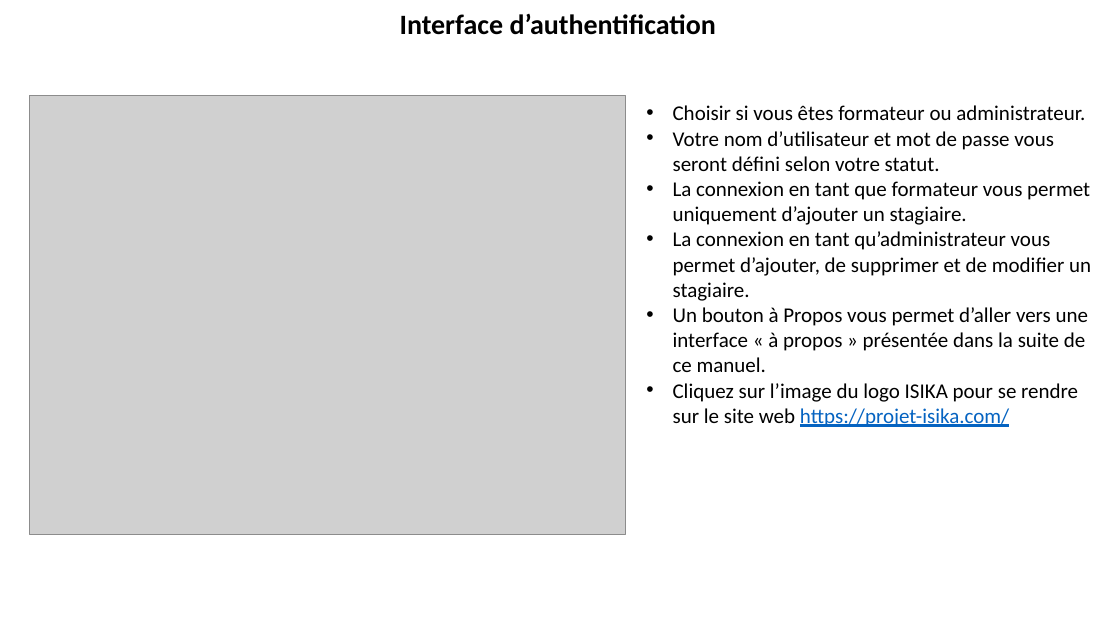
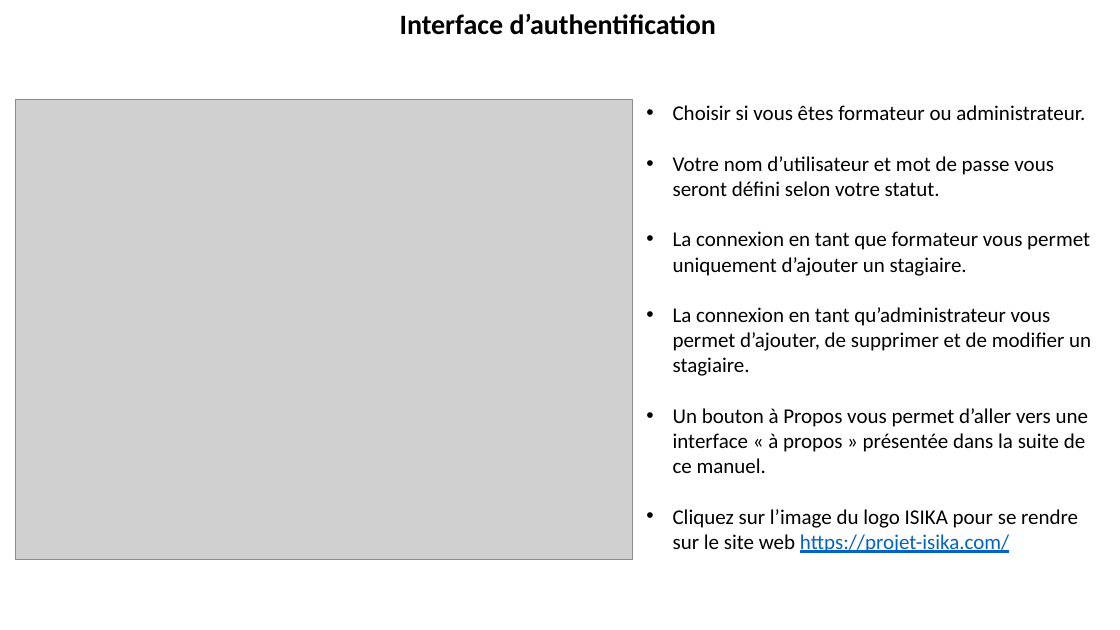
Before and after one commit to Farah404/LogicielGestionStagiaires, a slide deck: slide 3 of Manuel/ManuelPPT.pptx. Drawn at 1120x630 pixels with LibreOffice and Linux fonts; fonts in the diff are those of the drawing; grey boxes stand for pictures. Boxes give left, top, right and bottom in pixels: in the first picture for what was removed or moved away, otherwise in the second. Text is boxed around its words. In the diff, an @@ line names an element or a change of style, - is before the commit and + after.

```diff
--- a/Manuel/ManuelPPT.pptx
+++ b/Manuel/ManuelPPT.pptx
@@ picture: place and size @@
-picture at (29,96,626,534)
+picture at (15,99,632,560)
@@ text "Choisir si vous êtes formateur ..." rewrapped from (673,105,1091,427) to (673,105,1091,553) @@
```
Also in this commit, not shown: 2 other slides changed, 1 slide added, 1 slide removed, 9 other files.
